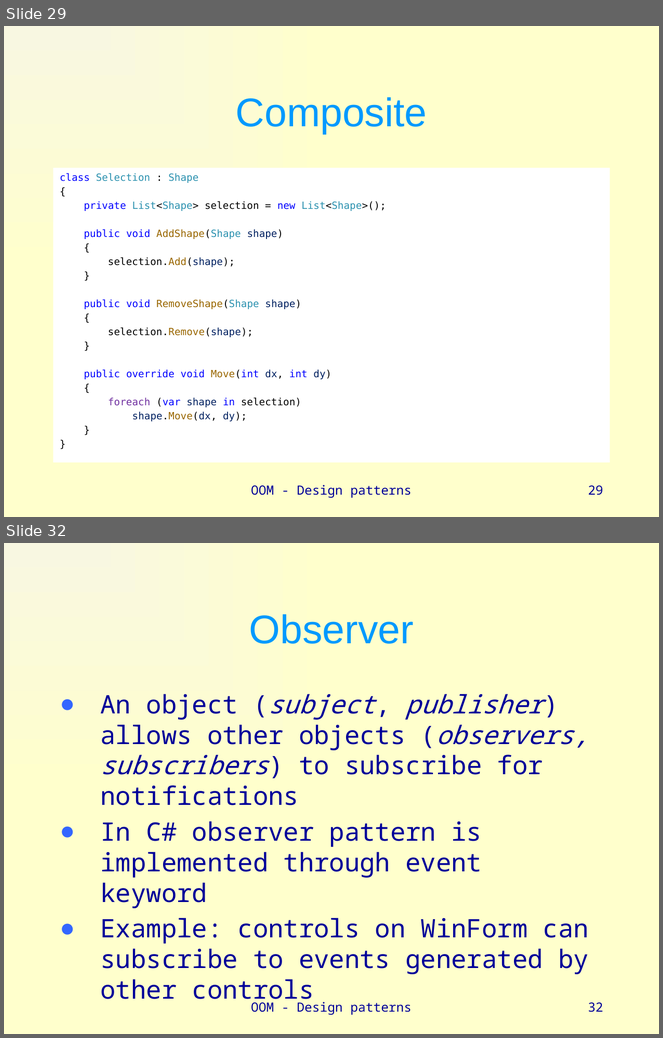
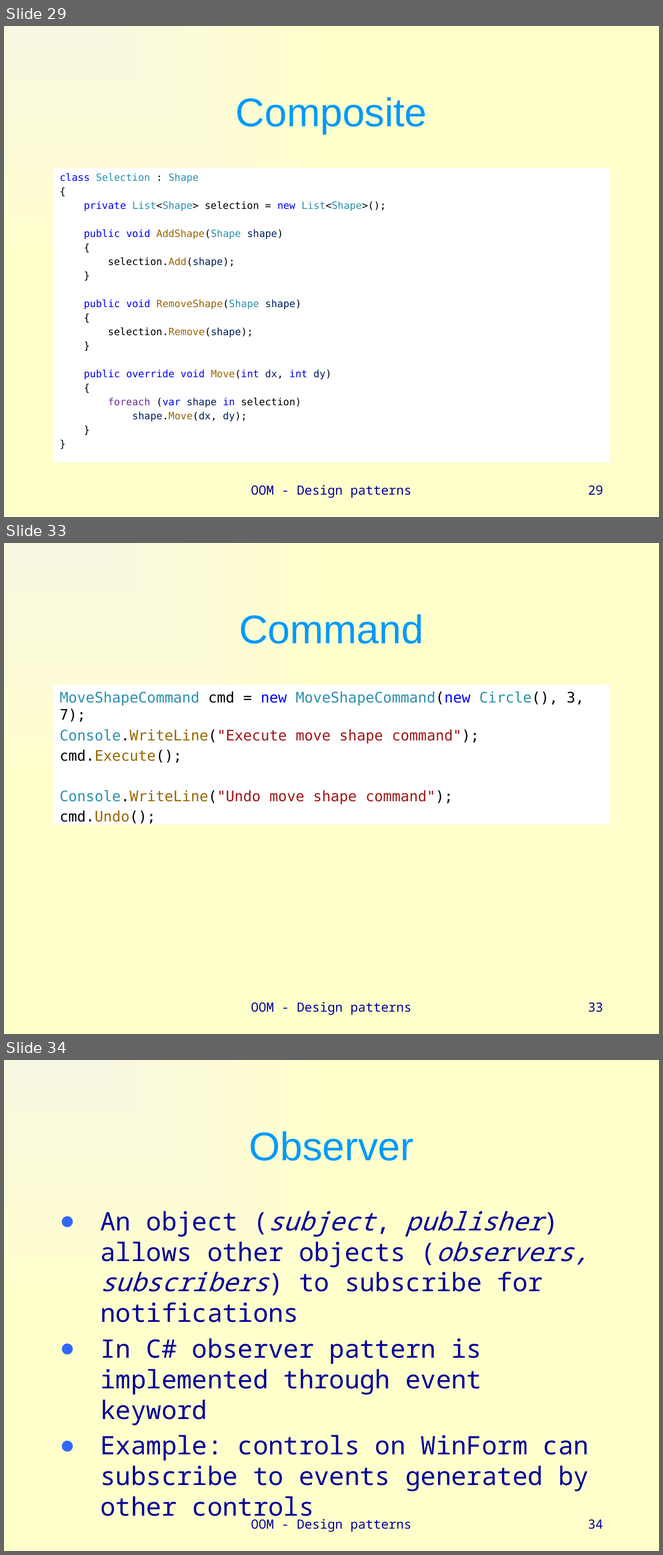
Before and after one commit to vsite-oom/DesignPatterns, a slide deck: docs/Design patterns - eng.pptx. Shown one above the other, each under a label of ours: slides 29 and 32 before the commit, slides 29, 33 and 34 after it; the slides between them are not shown. The pictures are 663x1038 and 663x1555 pixels, drawn with LibreOffice and Linux fonts; fonts in the diff are those of the drawing. Boxes give left, top, right and bottom in pixels: in the first picture for what was removed or moved away, otherwise in the second. Text is boxed around its words. In the diff, an @@ line names an element or a change of style, - is before the commit and + after.

Commit message:
Add Command

```diff
--- a/docs/Design patterns - eng.pptx
+++ b/docs/Design patterns - eng.pptx
@@ slide 33 added at (x1=4, y1=543, x2=659, y2=1034), background gradient #F8F7E1 to #FFFFCC @@
@@ title added at (x1=239, y1=614, x2=424, y2=644), 44 pt, text #0099FF @@
+Command
@@ text added at (x1=53, y1=685, x2=610, y2=825), fill #FFFFFF, 16 pt, text #2B91AF @@
+MoveShapeCommand cmd = new MoveShapeCommand(new Circle(), 3, 7);
+Console.WriteLine("Execute move shape command");
+cmd.Execute();
+Console.WriteLine("Undo move shape command");
+cmd.Undo();
@@ text added at (x1=251, y1=1002, x2=412, y2=1015), 14 pt, text #000099 @@
+OOM - Design patterns
@@ page number added at (x1=588, y1=1003, x2=603, y2=1013), 14 pt, text #000099 @@
+33
@@ what was slide 32 is now slide 34 @@
@@ page number at (x1=588, y1=1520, x2=603, y2=1530): text changed @@
-32
+34
```
Also in this commit, not shown: 2 slides changed, 1 other slide added, 5 other files.
